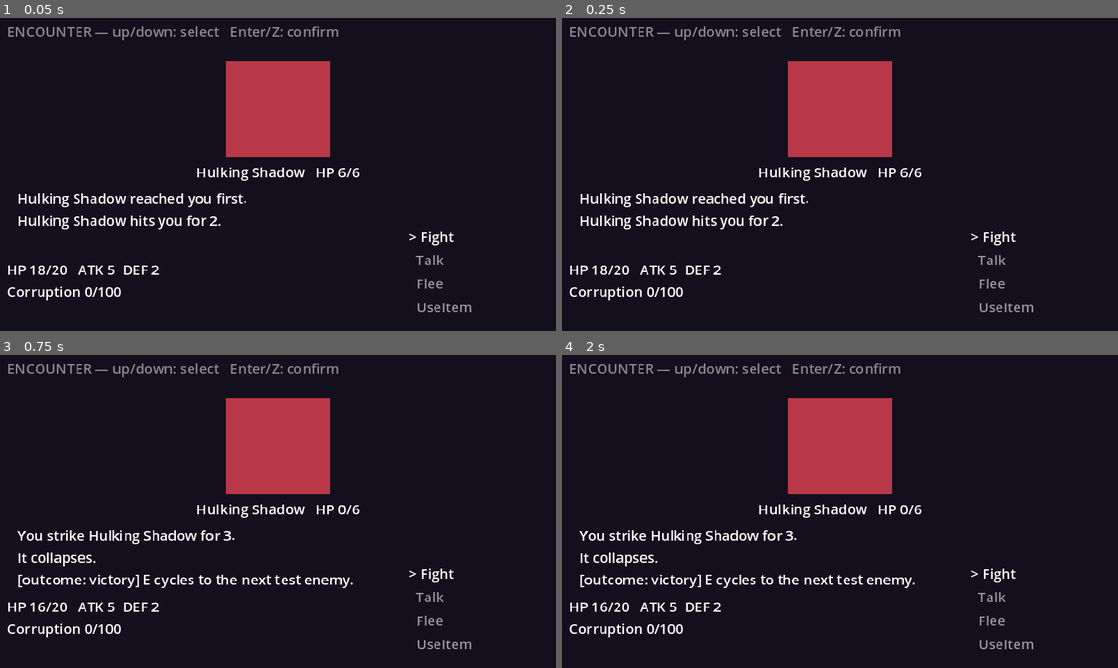
Above: before the commit, frames 1-4 (two rows, left to right).
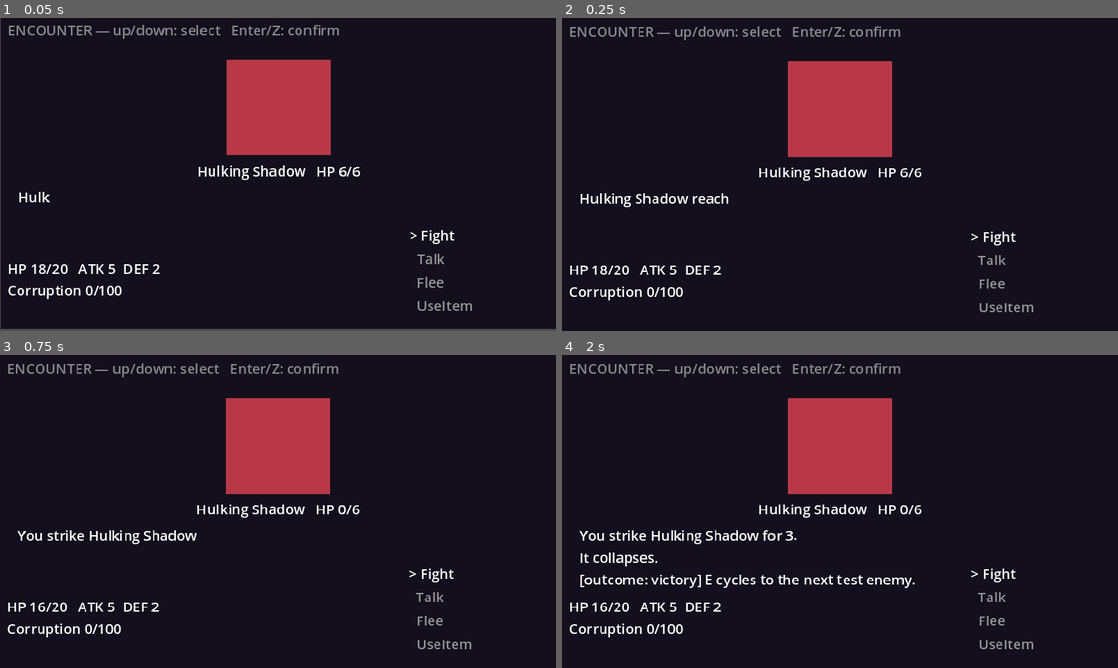
Above: after the commit, the same moments.

Repository: x-alterer/2D-Roguelike-like
Game: Godot game, scene res://scenes/encounter.tscn
Two runs of this game, one before a commit and one after it. Both use one fixed random seed, a clock stepped at 60 frames per second and the inputs below. This scene is started directly instead of the project's main scene.
Inputs:
- Up to frame 1 (0.05 s): no input
- Up to frame 2 (0.25 s): no input
- Up to frame 3 (0.75 s): tap Enter (confirm) at 0.5 s; hold Right (move_right) from 0.53 s (still down); hold Enter (confirm) from 0.53 s (still down)
- Up to frame 4 (2 s): release Right (move_right) at 1.28 s; release Enter (confirm) at 1.28 s; hold Down (move_down) from 1.28 s (still down); tap Enter (confirm) at 1.35 s

The runs differ from the first frame. In frame 1, 5.0% of the frame differs, in the area x 0-100%, y 0-100%; in frame 2, 0.7%; in frame 3, 1.1%; in frame 4, nothing differs.

Commit message:
feat: encounter juice — shake, crawl, corruption tick, mutation flash, interstitial (tasks 7.3-7.5)
Damage in either direction jitters the scene root for ~0.15s. Narration
types on at ~60 chars/s (capped), and appended lines continue the crawl
instead of popping. Corruption's panel number ticks up over 0.4s — the
pause is the moment of consequence. The first time a mutated verb
renders in any menu this run, its slot glows hot and reads 'Talk →
Intimidate' for 1.4s before settling (run-scoped announced list in
GameState, so a mutation crossed in one encounter still announces in the
next menu that shows the slot). Band crossings hold a tinted full-screen
interstitial with the track's line for 0.8s, input gated, then fade.
Verb confirm beeps; encounter start sounds on entry. All presentation
randomness uses plain randf, never the seeded run RNG.

Co-Authored-By: Claude Fable 5 <noreply@anthropic.com>
Claude-Session: https://claude.ai/code/session_018muKSDbmmuj7g6CxEjXxPM

Diff:
--- a/scenes/encounter.gd
+++ b/scenes/encounter.gd
@@ -71,11 +71,23 @@
 var _logged := false
 var _standalone := false
 
+## Phase 7 presentation state — none of it is rules. The corruption number
+## the panel SHOWS ticks toward the real value instead of snapping; menu
+## slots mid-mutation-announcement render "old → new"; the band
+## interstitial gates input while it holds.
+var _shown_corruption := 0
+var _announcing: Dictionary = {}
+var _interstitial_active := false
+var _crawl_tween: Tween
+var _corruption_tween: Tween
+
 @onready var _enemy_rect: ColorRect = $EnemyRect
 @onready var _enemy_label: Label = $EnemyLabel
 @onready var _narration: Label = $NarrationLabel
 @onready var _status_label: Label = $StatusLabel
 @onready var _menu: VBoxContainer = $VerbMenu
+@onready var _band_overlay: ColorRect = $BandOverlay
+@onready var _band_label: Label = $BandOverlay/BandLabel
 
 
 ## Called by Main before this scene enters the tree (Phase 4 wires it).
@@ -111,7 +123,11 @@
 
 	_enemy_hp = data.hp
 	_enemy_rect.color = data.color
+	Sfx.play(&"encounter")
+	# The displayed corruption starts truthful; only gains animate.
+	_shown_corruption = GameState.corruption
 	_build_menu()
+	_check_mutation_announcements()
 	_refresh_status()
 
 	# Opening framing (lockdown §7, Decision 17). This is the emotional
@@ -125,6 +141,10 @@
 
 
 func _unhandled_input(event: InputEvent) -> void:
+	if _interstitial_active:
+		# The band-crossing beat holds the whole screen for ~a second;
+		# nothing may resolve underneath it.
+		return
 	if _standalone and event.is_action_pressed("debug_encounter"):
 		# Cycle to the next test enemy and restart clean (Decision 21).
 		_standalone_test_index = (_standalone_test_index + 1) % TEST_ENEMIES.size()
@@ -172,9 +192,42 @@
 		# Corruption substitutes verbs in place — same slot, darker meaning
 		# (Phase 5). The data file still lists the original name; the
 		# current band decides what actually renders and resolves.
-		label.text = ("> " if selected else "  ") + String(_effective_verb(data.verb_set[i]))
-		# Dimming the unselected rows is the whole highlight system.
-		label.modulate = Color.WHITE if selected else Color(1, 1, 1, 0.55)
+		var original: StringName = data.verb_set[i]
+		var shown := String(_effective_verb(original))
+		if _announcing.has(i):
+			# First render of a mutation this run: show the transformation
+			# itself, hot, until the announcement timer settles it.
+			shown = "%s → %s" % [original, shown]
+			label.modulate = Color(1.9, 1.5, 1.1)
+		else:
+			# Dimming the unselected rows is the whole highlight system.
+			label.modulate = Color.WHITE if selected else Color(1, 1, 1, 0.55)
+		label.text = ("> " if selected else "  ") + shown
+
+
+## The mutation announcement (plan task 7.3 / risk 6): the player must
+## notice "Talk" became "Intimidate" when they're about to use it, not
+## find out from the resolution. Fires once per verb per run, at the first
+## menu that renders the mutated slot.
+func _check_mutation_announcements() -> void:
+	for i in data.verb_set.size():
+		var original: StringName = data.verb_set[i]
+		if _effective_verb(original) == original:
+			continue
+		if GameState.announced_mutations.has(original):
+			continue
+		GameState.announced_mutations.append(original)
+		_announce_mutation(i)
+
+
+func _announce_mutation(index: int) -> void:
+	_announcing[index] = true
+	_update_menu()
+	var tween := create_tween()
+	tween.tween_interval(1.4)
+	tween.tween_callback(func() -> void:
+		_announcing.erase(index)
+		_update_menu())
 
 
 ## What a listed verb currently IS, after the corruption track's overrides
@@ -187,10 +240,27 @@
 func _on_band_crossed(_band: int, crossing_text: String) -> void:
 	if not crossing_text.is_empty():
 		_narrate_append(crossing_text)
-	# Re-render in place: a slot's verb may just have mutated. (The
-	# first-mutation flash that makes this unmissable is Phase 7's task.)
+	# Re-render in place: a slot's verb may just have mutated.
 	_update_menu()
-	_refresh_status()
+	_check_mutation_announcements()
+	_refresh_status()
+	_show_interstitial(crossing_text)
+
+
+## The band-crossing beat (plan task 7.4): a tinted full-screen hold with
+## the track's line, then a quick fade. Long enough to mark the moment,
+## short enough not to break flow. Input is gated while it's up.
+func _show_interstitial(text: String) -> void:
+	_interstitial_active = true
+	_band_label.text = text
+	_band_overlay.modulate = Color.WHITE
+	_band_overlay.visible = true
+	var tween := create_tween()
+	tween.tween_interval(0.8)
+	tween.tween_property(_band_overlay, "modulate:a", 0.0, 0.3)
+	tween.tween_callback(func() -> void:
+		_band_overlay.visible = false
+		_interstitial_active = false)
 
 
 ## Generic dispatch (plan task 3.5): look the verb up, call it. A verb in a
@@ -202,6 +272,7 @@
 		push_error("No resolution function for verb '%s' — add it to _verb_handlers." % verb)
 		_narrate("Nothing happens. ('%s' has no resolution function.)" % verb)
 		return
+	Sfx.play(&"confirm")
 	_verb_handlers[verb].call()
 	if not _done:
 		_update_menu()
@@ -221,6 +292,7 @@
 	_take_turn(&"Fight")
 	var dmg := maxi(GameState.atk - data.def_stat, 1)
 	_enemy_hp = maxi(_enemy_hp - dmg, 0)
+	_shake()
 	_narrate("You strike %s for %d." % [data.enemy_name, dmg])
 	# Corruption trigger 1 (lockdown §5): choosing violence against someone
 	# who would have talked. Applied before the victory check so the price
@@ -366,6 +438,7 @@
 func _verb_overwhelm() -> void:
 	_take_turn(&"Overwhelm")
 	GameState.hp = maxi(GameState.hp - 2, 0)
+	_shake()
 	_narrate("You end it by force. It costs you a piece of yourself. HP -2.")
 	_refresh_status()
 	if GameState.hp <= 0:
@@ -392,6 +465,7 @@
 		return
 	var dmg := maxi(data.atk - GameState.def_stat, 1)
 	GameState.hp = maxi(GameState.hp - dmg, 0)
+	_shake()
 	_narrate_append("%s hits you for %d." % [data.enemy_name, dmg])
 	_refresh_status()
 	if GameState.hp <= 0:
@@ -422,7 +496,7 @@
 	_corruption_delta += amount
 	_narrate_append("Corruption +%d." % amount)
 	GameState.add_corruption(amount)
-	_refresh_status()
+	_tick_corruption_display()
 	if GameState.run_over and not _done:
 		# Corruption maxed mid-verb (loss condition 2). The run is already
 		# ending — freeze this encounter and log it as it stood.
@@ -465,23 +539,73 @@
 	})
 
 
+## Screen shake on damage (plan task 7.1): a few frames of jitter on the
+## scene root, then home. Plain randf — presentation never draws from the
+## seeded run RNG.
+func _shake() -> void:
+	var tween := create_tween()
+	for i in 4:
+		tween.tween_property(self, "position",
+				Vector2(randf_range(-3.0, 3.0), randf_range(-3.0, 3.0)), 0.03)
+	tween.tween_property(self, "position", Vector2.ZERO, 0.03)
+
+
+## The corruption number the panel shows counts up to the real value over
+## ~0.4s (plan task 7.1) — the tick IS the moment of consequence.
+func _tick_corruption_display() -> void:
+	if _corruption_tween != null and _corruption_tween.is_valid():
+		_corruption_tween.kill()
+	_corruption_tween = create_tween()
+	_corruption_tween.tween_method(_set_shown_corruption,
+			_shown_corruption, GameState.corruption, 0.4)
+
+
+func _set_shown_corruption(value: int) -> void:
+	_shown_corruption = value
+	_refresh_status()
+
+
 func _narrate(text: String) -> void:
 	_narration.text = text
+	_start_crawl(0)
 
 
 func _narrate_append(text: String) -> void:
 	if _narration.text.is_empty():
-		_narration.text = text
-	else:
-		_narration.text += "\n" + text
+		_narrate(text)
+		return
+	# Continue the crawl from whatever was already revealed, so appended
+	# lines type on instead of popping.
+	var from := _narration.visible_characters
+	if from < 0:
+		from = _narration.text.length()
+	_narration.text += "\n" + text
+	_start_crawl(from)
+
+
+## Text crawl (plan task 7.1): ~60 chars/s, capped so long passages don't
+## drag. visible_characters carries the reveal; the full text is already
+## laid out underneath.
+func _start_crawl(from_chars: int) -> void:
+	if _crawl_tween != null and _crawl_tween.is_valid():
+		_crawl_tween.kill()
+	var total := _narration.text.length()
+	_narration.visible_characters = from_chars
+	if total <= from_chars:
+		_narration.visible_characters = -1
+		return
+	var duration := minf((total - from_chars) / 60.0, 0.8)
+	_crawl_tween = create_tween()
+	_crawl_tween.tween_property(_narration, "visible_characters", total, duration)
 
 
 func _refresh_status() -> void:
 	# ATK/DEF are stated because corruption trades them (plan task 5.2:
-	# "numbers stated on the status panel").
+	# "numbers stated on the status panel"). Corruption shows the ANIMATED
+	# display value — it ticks toward the truth after each gain.
 	var text := "HP %d/%d   ATK %d  DEF %d\nCorruption %d/%d" % [
 		GameState.hp, GameState.max_hp, GameState.atk, GameState.def_stat,
-		GameState.corruption, GameState.CORRUPTION_MAX,
+		_shown_corruption, GameState.CORRUPTION_MAX,
 	]
 	if data.encounter_flavor == &"intimate":
 		text += "\nSequence %d/3" % _stage
--- a/scenes/encounter.tscn
+++ b/scenes/encounter.tscn
@@ -54,3 +54,19 @@
 offset_right = 632.0
 offset_bottom = 26.0
 text = "ENCOUNTER — up/down: select   Enter/Z: confirm"
+
+[node name="BandOverlay" type="ColorRect" parent="."]
+visible = false
+offset_right = 640.0
+offset_bottom = 360.0
+color = Color(0.28, 0.04, 0.08, 0.88)
+
+[node name="BandLabel" type="Label" parent="BandOverlay"]
+offset_left = 40.0
+offset_top = 140.0
+offset_right = 600.0
+offset_bottom = 220.0
+text = ""
+horizontal_alignment = 1
+vertical_alignment = 1
+autowrap_mode = 3
